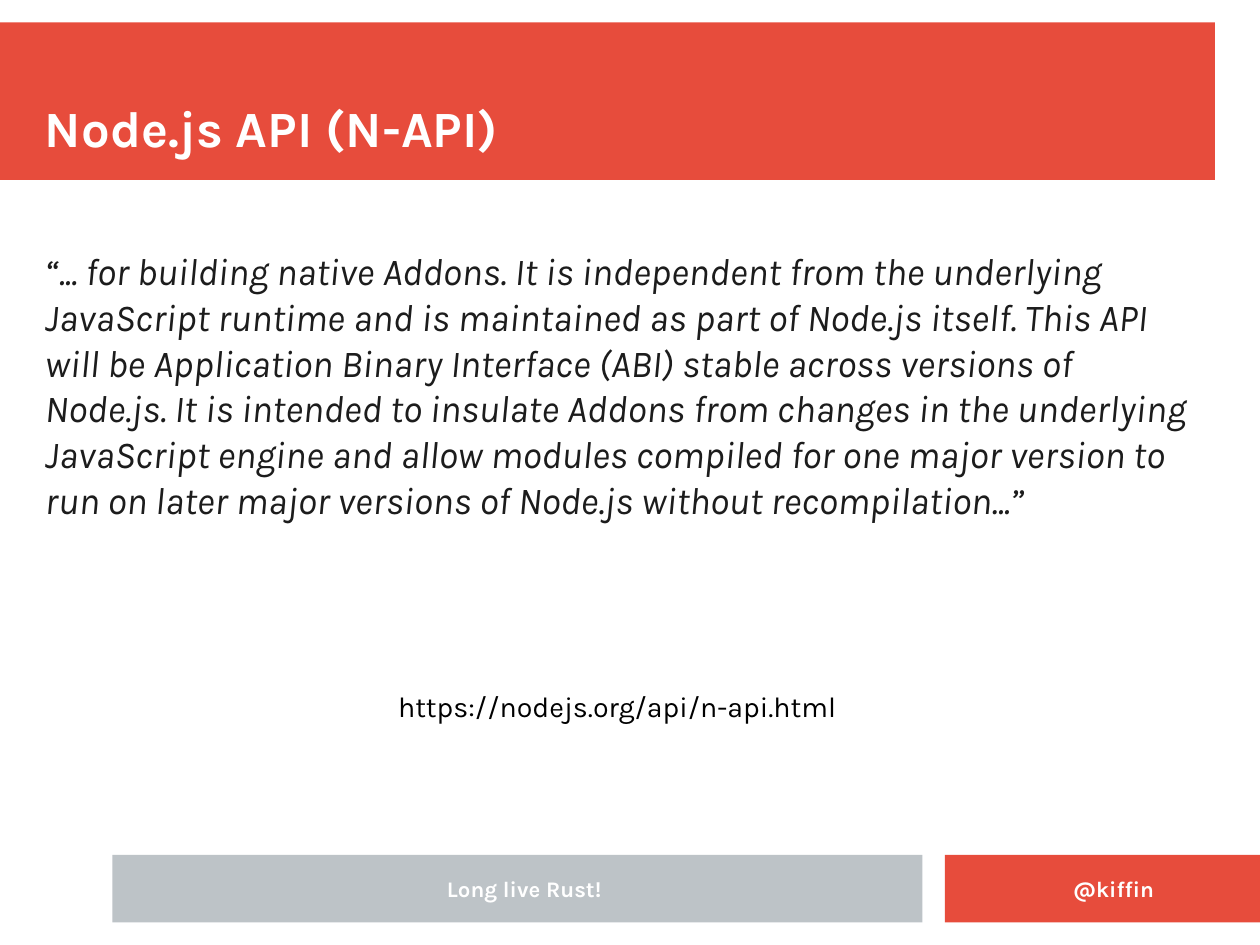
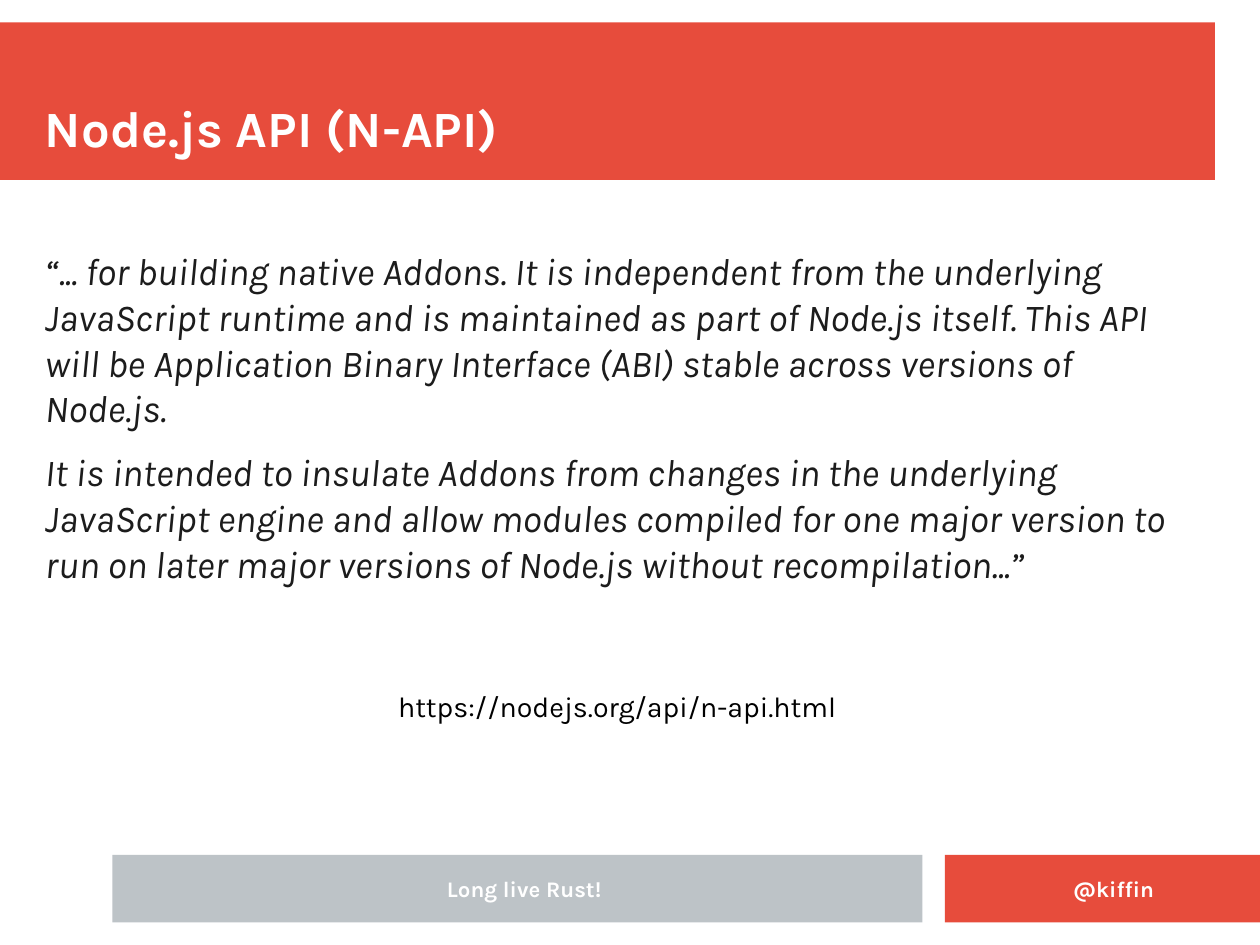
Before and after one commit to kgish/rust-node-addon-template, a slide deck: slide 11 of presentation/Embedding-Rust-in-NodeJS-applications.odp (slide 10 before the commit). Drawn at 1260x945 pixels with LibreOffice and Linux fonts; fonts in the diff are those of the drawing; background and template pictures are left out. Boxes give left, top, right and bottom in pixels: in the first picture for what was removed or moved away, otherwise in the second. Text is boxed around its words. In the diff, an @@ line names an element or a change of style, - is before the commit and + after.

Commit message:
Updated the presentation again.

```diff
--- a/presentation/Embedding-Rust-in-NodeJS-applications.odp
+++ b/presentation/Embedding-Rust-in-NodeJS-applications.odp
@@ text at (45,258,1165,588): text changed @@
-“... for building native Addons. It is independent from the underlying JavaScript runtime and is maintained as part of Node.js itself. This API will be Application Binary Interface (ABI) stable across versions of Node.js. It is intended to insulate Addons from changes in the underlying JavaScript engine and allow modules compiled for one major version to run on later major versions of Node.js without recompilation...”
+“... for building native Addons. It is independent from the underlying JavaScript runtime and is maintained as part of Node.js itself. This API will be Application Binary Interface (ABI) stable across versions of Node.js.
+It is intended to insulate Addons from changes in the underlying JavaScript engine and allow modules compiled for one major version to run on later major versions of Node.js without recompilation...”
```
Also in this commit, not shown: 8 other slides changed, 3 slides added, 1 other file.
